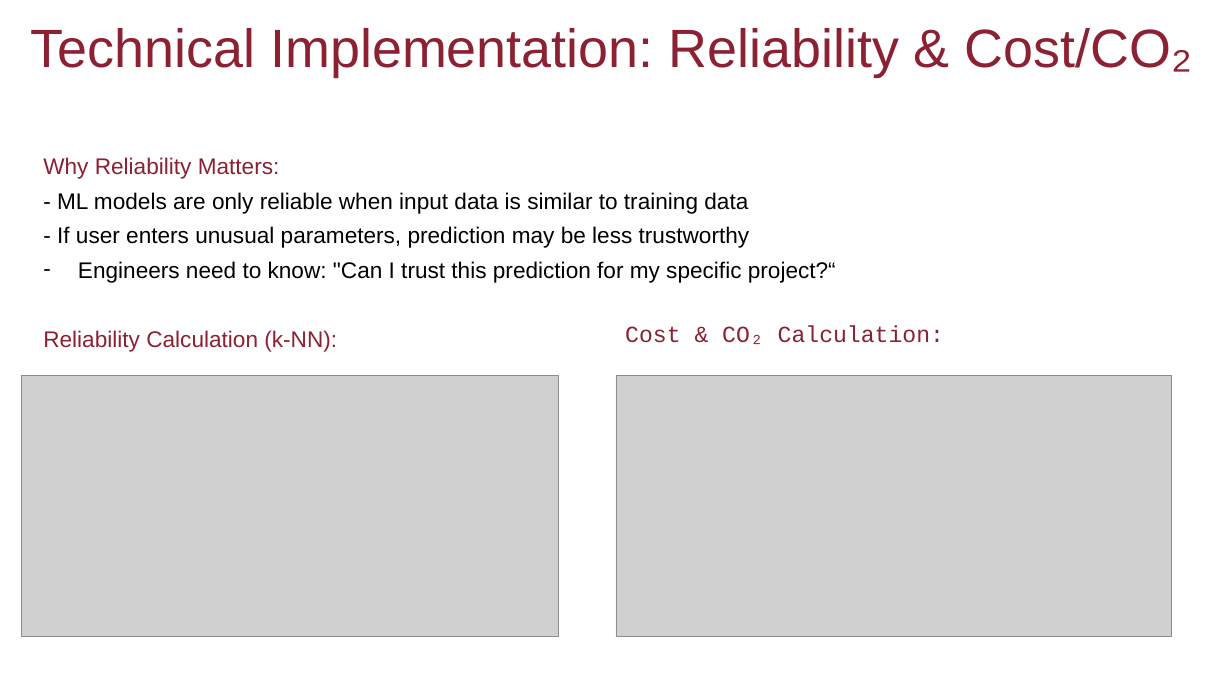
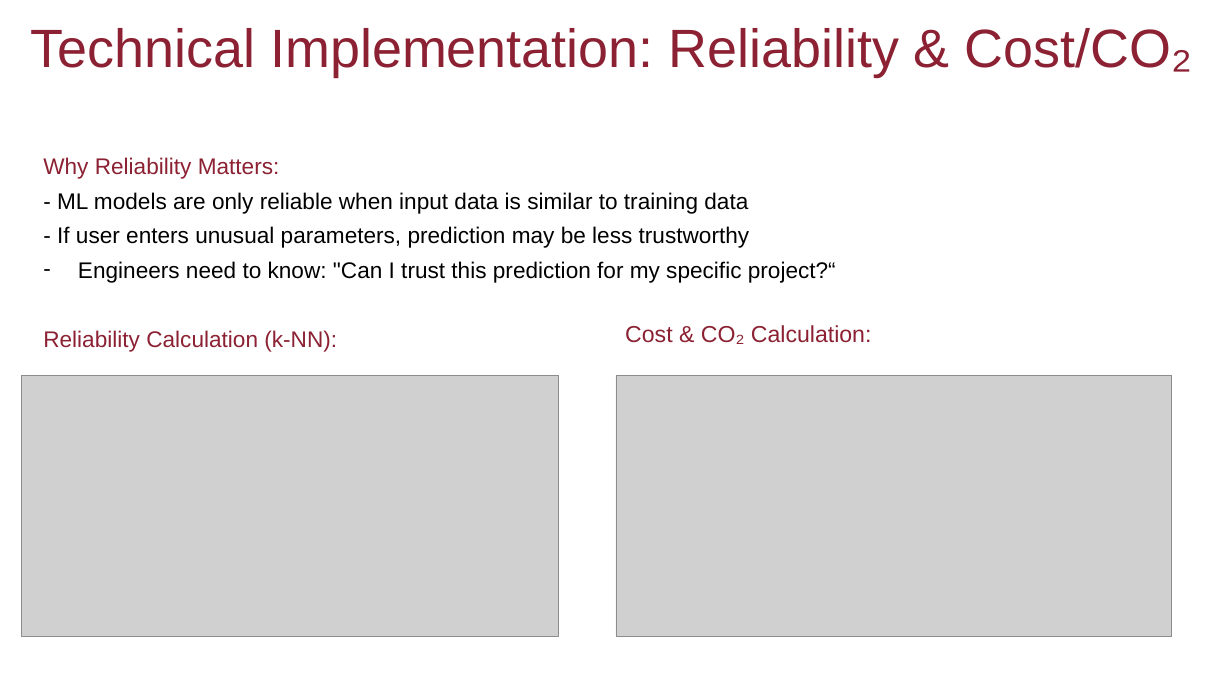
Before and after one commit to christnakh/Fyp-Saro, a slide deck: slide 25 of Semester 2 Progress Presentation.pptx (slide 19 before the commit). Drawn at 1232x693 pixels with LibreOffice and Linux fonts; fonts in the diff are those of the drawing; grey boxes stand for pictures. Boxes give left, top, right and bottom in pixels: in the first picture for what was removed or moved away, otherwise in the second. Text is boxed around its words. In the diff, an @@ line names an element or a change of style, - is before the commit and + after.

```diff
--- a/Semester 2 Progress Presentation.pptx
+++ b/Semester 2 Progress Presentation.pptx
@@ text "Cost & CO₂ Calculation:" at <box>625,325,872,344</box>: font Courier New to Arial @@
```
Also in this commit, not shown: 2 other slides changed, 6 slides added, 26 other files.
